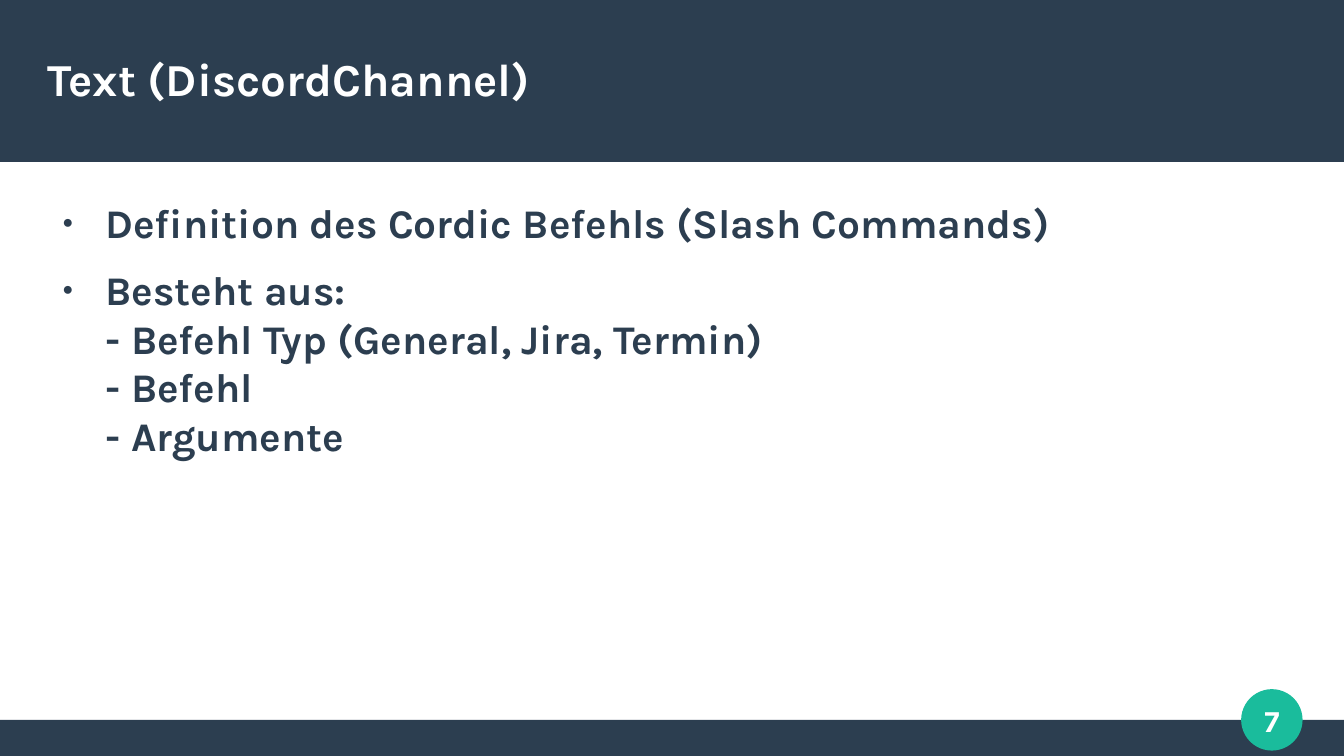
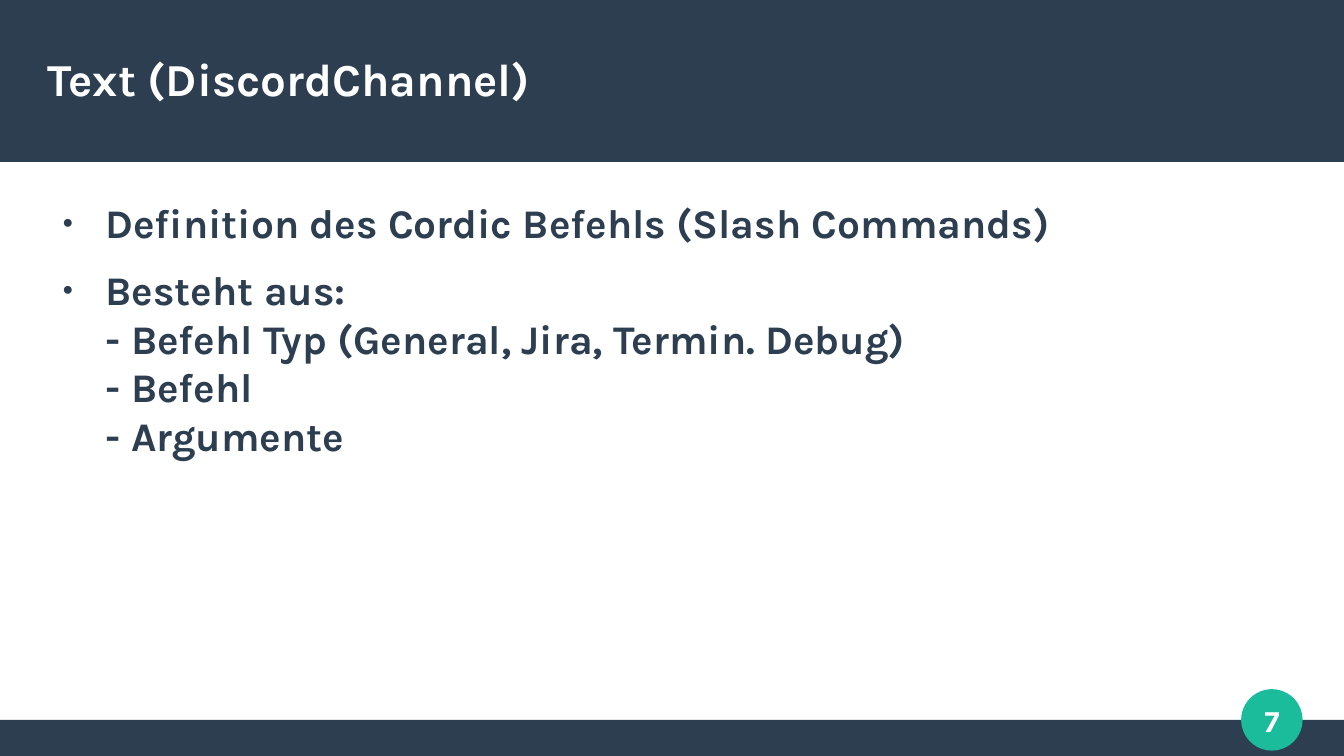
Before and after one commit to ARez2/Cordic, a slide deck: slide 7 of docs/Verteidigung.odp. Drawn at 1344x756 pixels with LibreOffice and Linux fonts; fonts in the diff are those of the drawing. Boxes give left, top, right and bottom in pixels: in the first picture for what was removed or moved away, otherwise in the second. Text is boxed around its words. In the diff, an @@ line names an element or a change of style, - is before the commit and + after.

```diff
--- a/docs/Verteidigung.odp
+++ b/docs/Verteidigung.odp
@@ text at [106,277,905,461]: text changed @@
-● Besteht aus:
-  - Befehl Typ (General, Jira, Termin)
-  - Befehl
-  - Argumente
+● Besteht aus:
+  - Befehl Typ (General, Jira, Termin. Debug)
+  - Befehl
+  - Argumente
```
Also in this commit, not shown: 1 other file.
